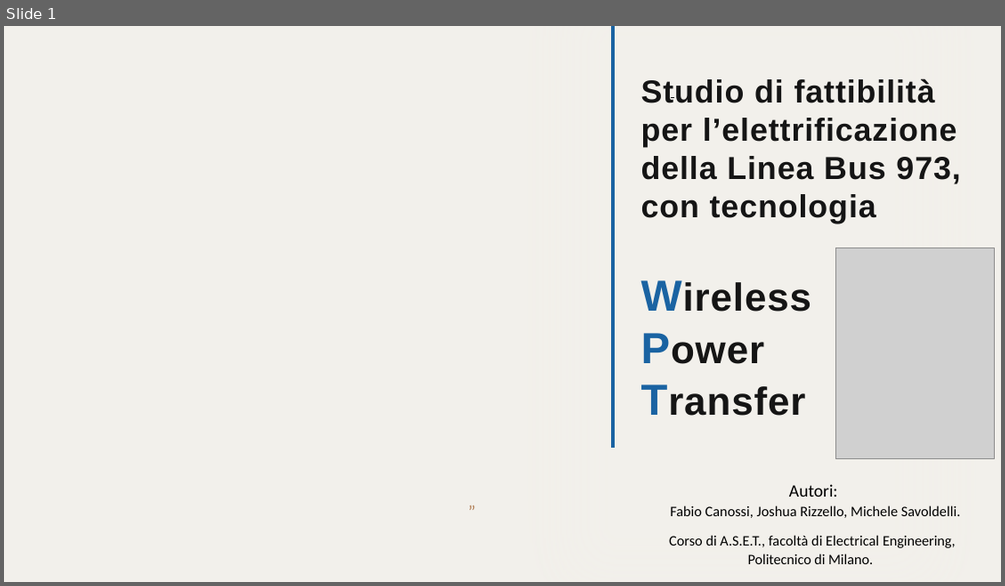
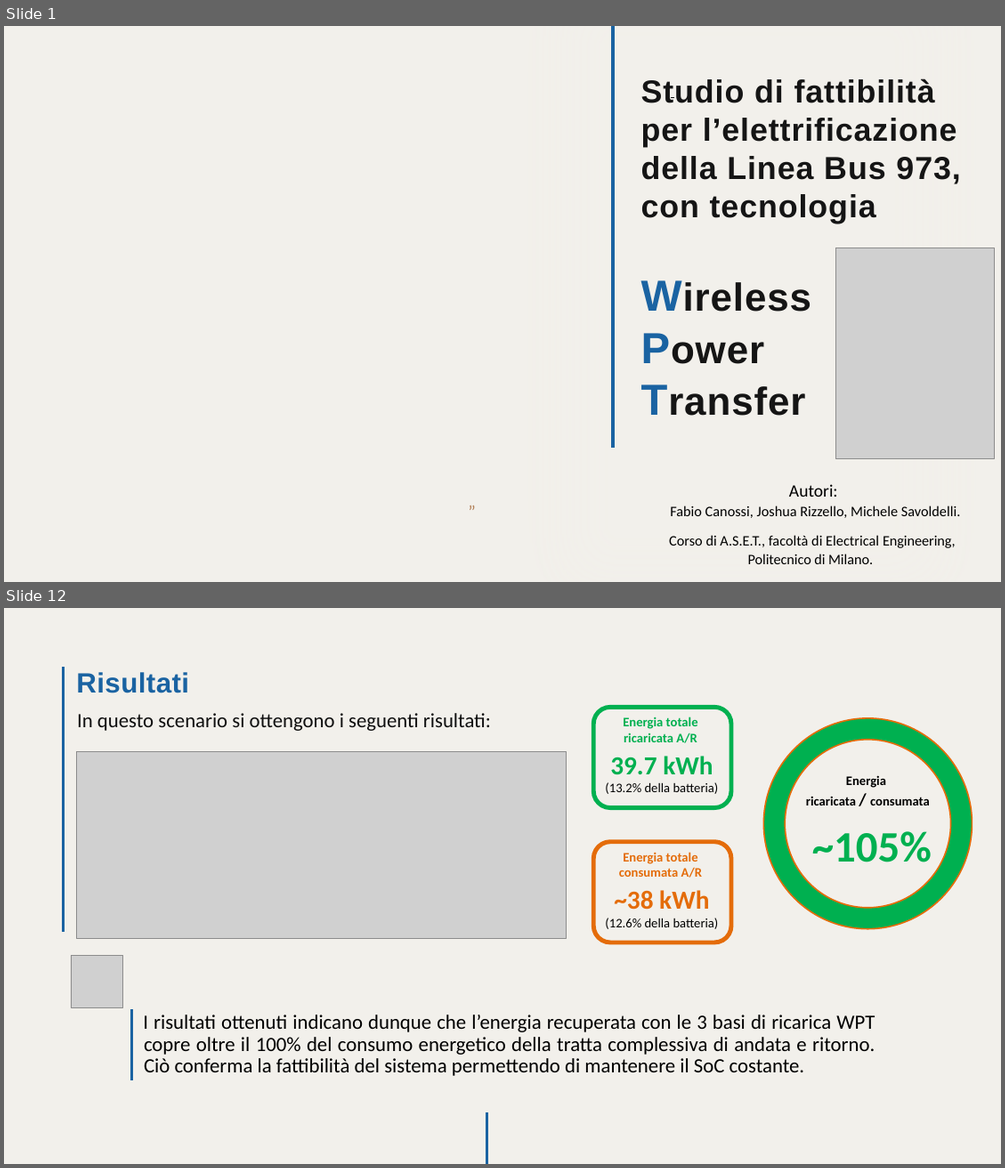
Before and after one commit to Joshuari03/ProgettoASET, a slide deck: Elettrificazione_Strategica_Linea_973.pptx. Shown one above the other, each under a label of ours: slide 1 before the commit, slides 1 and 12 after it; the slides between them are not shown. The pictures are 1005x586 and 1005x1168 pixels, drawn with LibreOffice and Linux fonts; fonts in the diff are those of the drawing; grey boxes stand for pictures; background and template pictures are left out. Boxes give left, top, right and bottom in pixels: in the first picture for what was removed or moved away, otherwise in the second. Text is boxed around its words. In the diff, an @@ line names an element or a change of style, - is before the commit and + after.

```diff
--- a/Elettrificazione_Strategica_Linea_973.pptx
+++ b/Elettrificazione_Strategica_Linea_973.pptx
@@ slide 12 added at (4,608,1001,1164), background #F2F0EB @@
@@ freeform shape added at (55,667,64,932), outline #1A63A2 4 pt @@
@@ text added at (76,672,189,693), 38.5 pt, text #1A63A2, bold @@
+Risultati
@@ text added at (77,713,491,731), 28 pt, text #0F0F0F @@
+In questo scenario si ottengono i seguenti risultati:
@@ rounded rectangle added at (593,707,731,807), outline #00B050 6 pt @@
@@ text added at (623,717,698,743), 18 pt, text #00B050, bold @@
+Energia totale ricaricata A/R
@@ donut added at (763,718,971,928), fill #00B050, outline #E46C0A 2 pt @@
@@ picture added at (76,751,566,939) @@
@@ text added at (605,756,719,794), 18 pt, text #000000 @@
+39.7 kWh
+(13.2% della batteria)
@@ text added at (806,775,930,806), 18 pt, text #000000, bold @@
+Energia
+ricaricata / consumata
@@ rounded rectangle added at (593,842,731,943), outline #E46C0A 6 pt @@
@@ text added at (812,831,931,863), 60 pt, text #00B050, bold @@
+~105%
@@ text added at (619,852,702,878), 18 pt, text #E46C0A, bold @@
+Energia totale consumata A/R
@@ text added at (605,890,719,929), 18 pt, text #000000 @@
+~38 kWh
+(12.6% della batteria)
@@ picture added at (71,956,123,1008) @@
@@ freeform shape added at (124,1009,132,1081), outline #1A63A2 4 pt @@
@@ text added at (143,1015,874,1076), 28 pt, text #000000 @@
+I risultati ottenuti indicano dunque che l’energia recuperata con le 3 basi di ricarica WPT copre oltre il 100% del consumo energetico della tratta complessiva di andata e ritorno. Ciò conferma la fattibilità del sistema permettendo di mantenere il SoC costante.
@@ freeform shape added at (487,1113,491,1164), outline #1A63A2 4 pt @@
```
Also in this commit, not shown: 10 slides changed, 3 other slides added, 6 slides removed, 1 other file.
